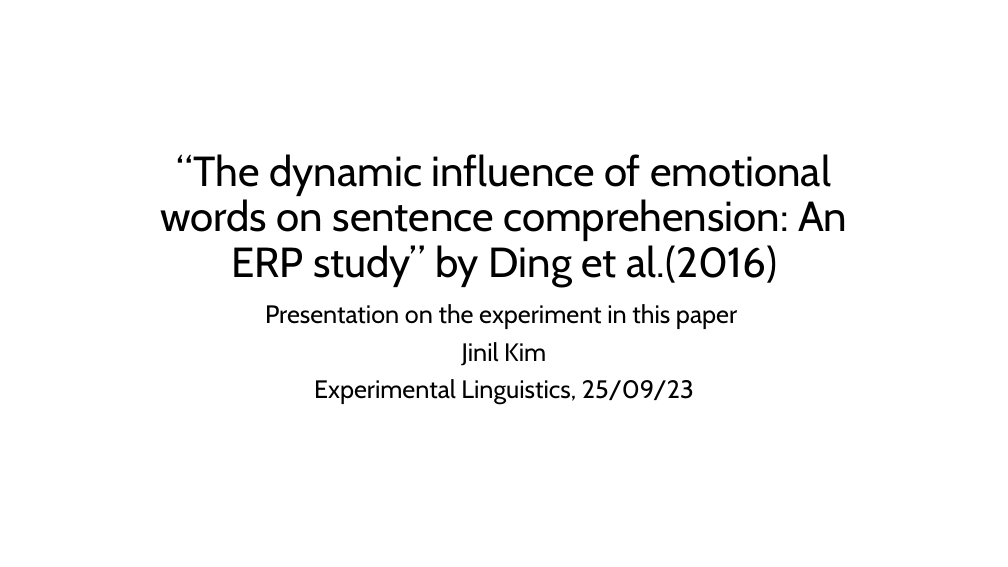
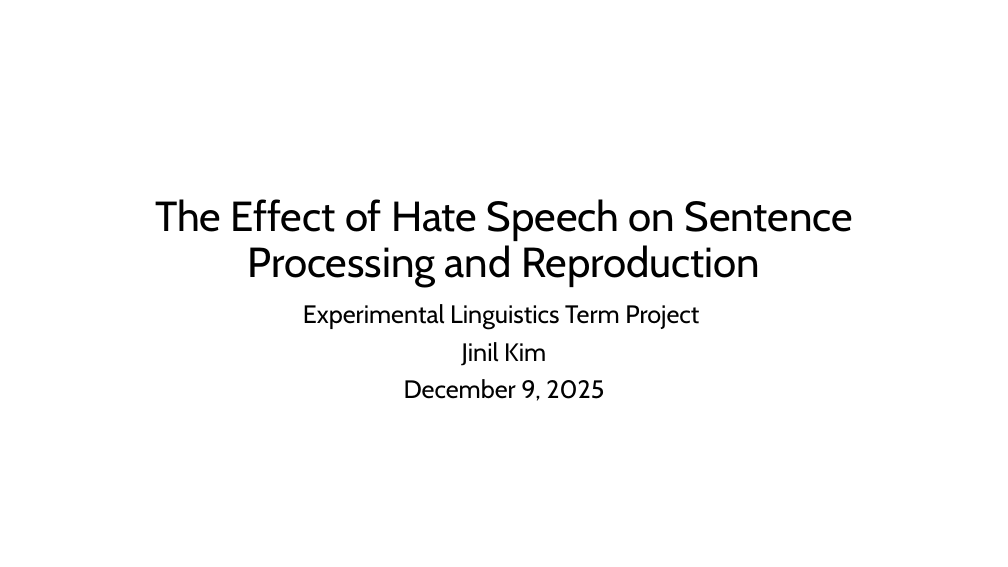
Before and after one commit to haba6030/Linguistics_Experiment, a slide deck: slide 1 of JinilKim_TermProject.pptx. Drawn at 1008x567 pixels with LibreOffice and Linux fonts; fonts in the diff are those of the drawing. Boxes give left, top, right and bottom in pixels: in the first picture for what was removed or moved away, otherwise in the second. Text is boxed around its words. In the diff, an @@ line names an element or a change of style, - is before the commit and + after.

```diff
--- a/JinilKim_TermProject.pptx
+++ b/JinilKim_TermProject.pptx
@@ title at (x1=155, y1=199, x2=853, y2=287): text changed @@
-“The dynamic influence of emotional words on sentence comprehension: An ERP study” by Ding et al.(2016)
+The Effect of Hate Speech on Sentence Processing and Reproduction
@@ subtitle at (x1=303, y1=304, x2=699, y2=329): text changed @@
-Presentation on the experiment in this paper
+Experimental Linguistics Term Project
@@ subtitle at (x1=404, y1=379, x2=604, y2=401): text changed @@
-Experimental Linguistics, 25/09/23
+December 9, 2025
```
Also in this commit, not shown: 3 other slides changed, 29 slides added, 10 slides removed, 23 other files.
